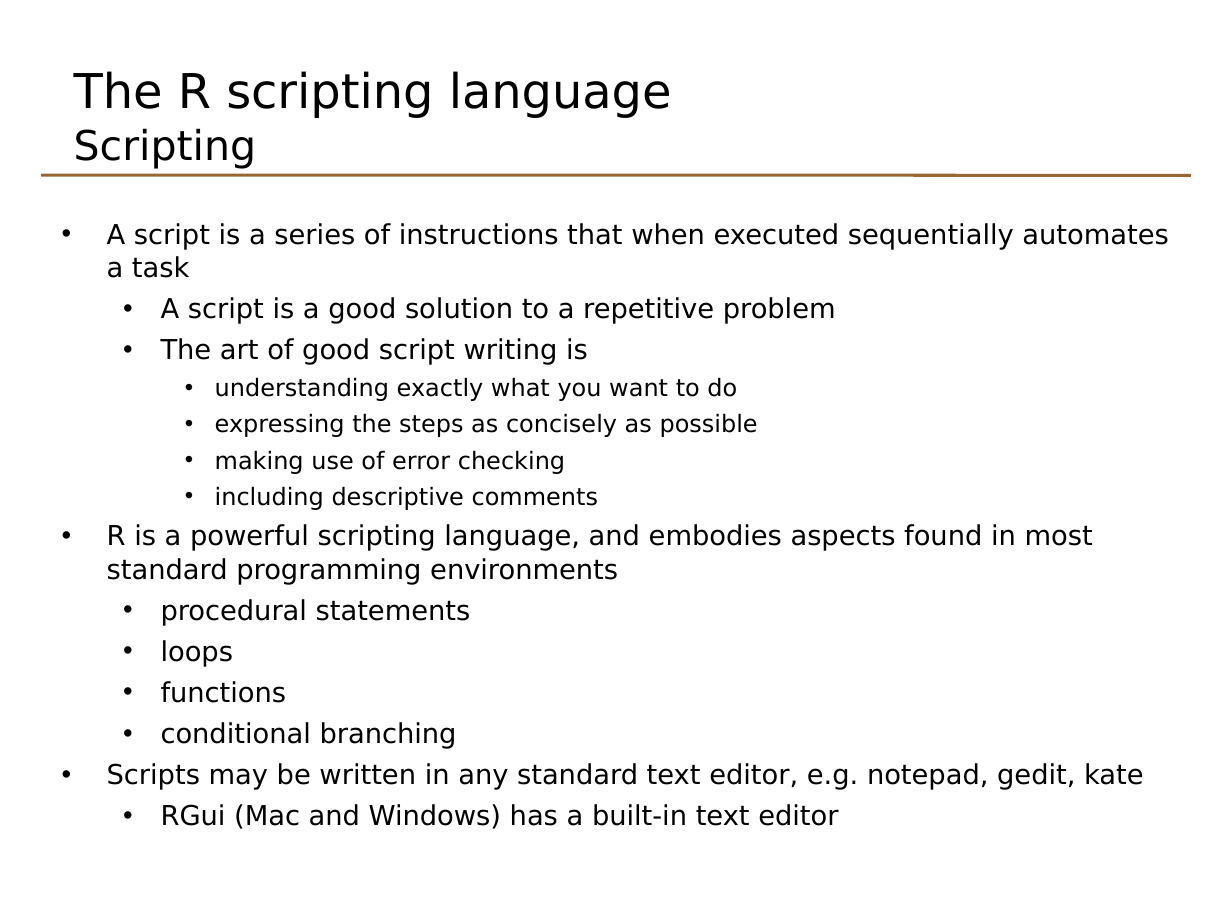
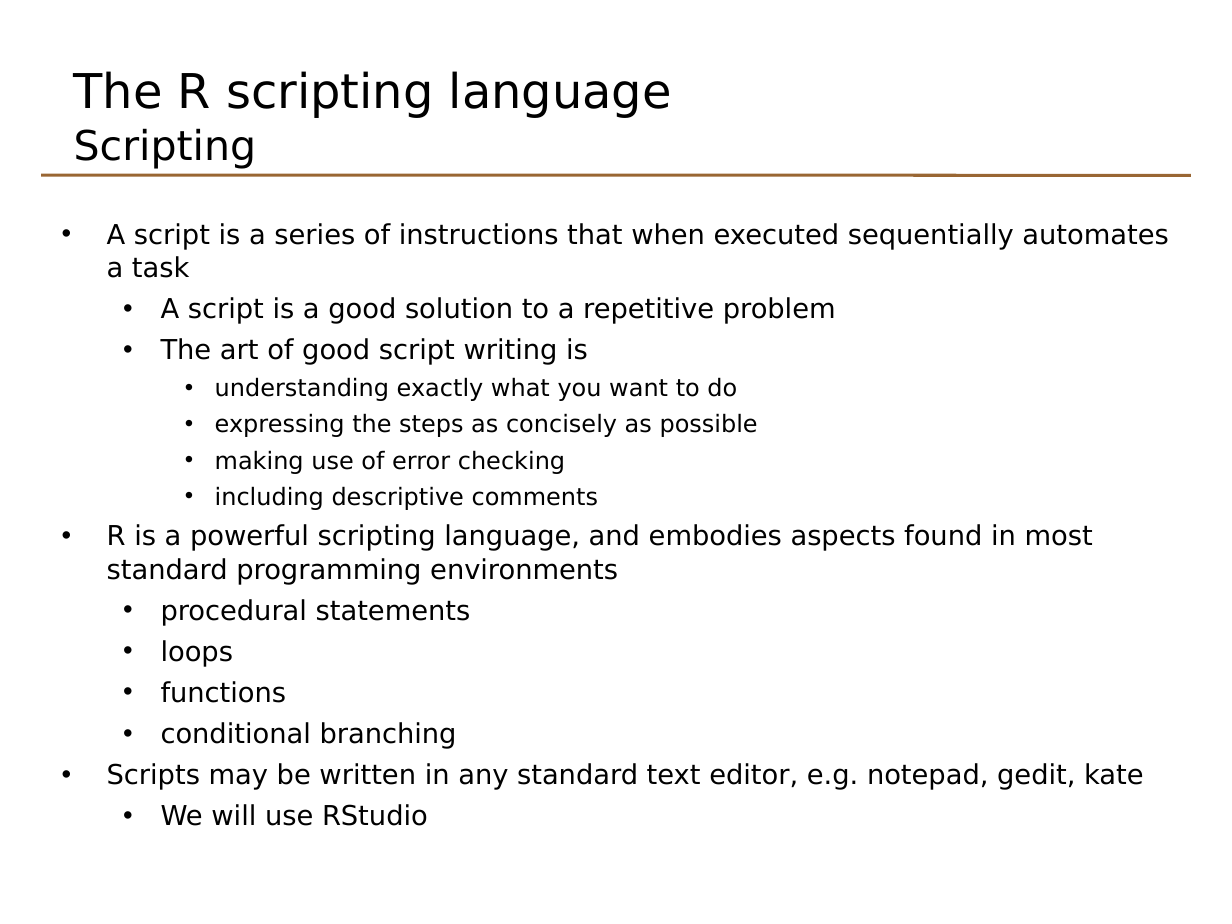
Before and after one commit to johnomics/basicr, a slide deck: slide 4 of Basic_R_Day_2_slides.odp (slide 5 before the commit). Drawn at 1232x924 pixels with LibreOffice and Linux fonts; fonts in the diff are those of the drawing. Boxes give left, top, right and bottom in pixels: in the first picture for what was removed or moved away, otherwise in the second. Text is boxed around its words. In the diff, an @@ line names an element or a change of style, - is before the commit and + after.

```diff
--- a/Basic_R_Day_2_slides.odp
+++ b/Basic_R_Day_2_slides.odp
@@ text at [161, 804, 428, 826]: text changed @@
-  • RGui (Mac and Windows) has a built-in text editor
+  • We will use RStudio
```
Also in this commit, not shown: 3 other slides changed, 23 slides added, 15 slides removed, 14 other files.
